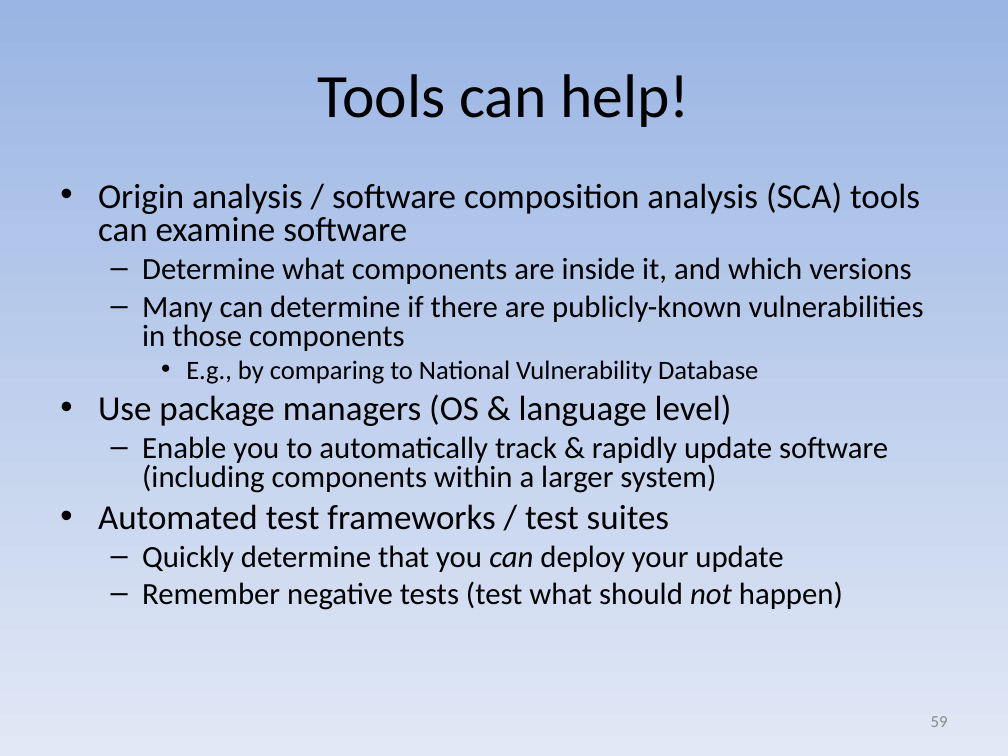
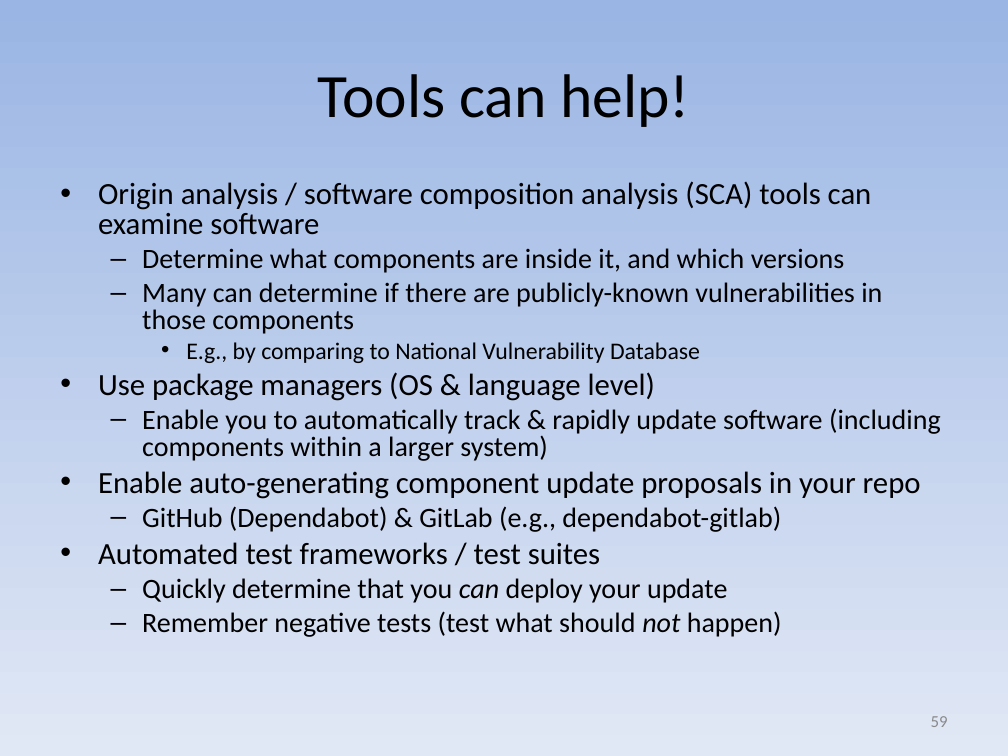
Before and after one commit to david-a-wheeler/david-a-wheeler.github.io, a slide deck: slide 59 of secure-class/presentations/Secure-Software-8-Errors.ppt. Drawn at 1008x756 pixels with LibreOffice and Linux fonts; fonts in the diff are those of the drawing. Boxes give left, top, right and bottom in pixels: in the first picture for what was removed or moved away, otherwise in the second. Text is boxed around its words. In the diff, an @@ line names an element or a change of style, - is before the commit and + after.

```diff
--- a/secure-class/presentations/Secure-Software-8-Errors.ppt
+++ b/secure-class/presentations/Secure-Software-8-Errors.ppt
@@ text at [98,181,941,637]: size 25 to 22 pt in "Origin analysis / software composition analysis (SCA) ...", "Use package managers (OS & language level)", "Automated test frameworks / test suites"; size 22 to 20 pt in "Determine what components are inside it, and ...", "Many can determine if there are publicly-known ...", "Enable you to automatically track & rapidly ...", "Quickly determine that you can deploy your ..." and 1 more places; size 19 to 17 pt in "E.g., by comparing to National Vulnerability Database" @@
@@ text at [98,471,921,532]: paragraphs added @@
+• Enable auto-generating component update proposals in your repo
+  – GitHub (Dependabot) & GitLab (e.g., dependabot-gitlab)
```
Also in this commit, not shown: 3 other slides changed, 2 other files.
